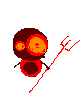
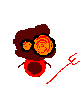
Before/after of a (80, 100) layered artwork. What changed in the layer stack:
showed "8" over [13, 24, 80, 84]
hid "4" over [13, 28, 80, 93]
